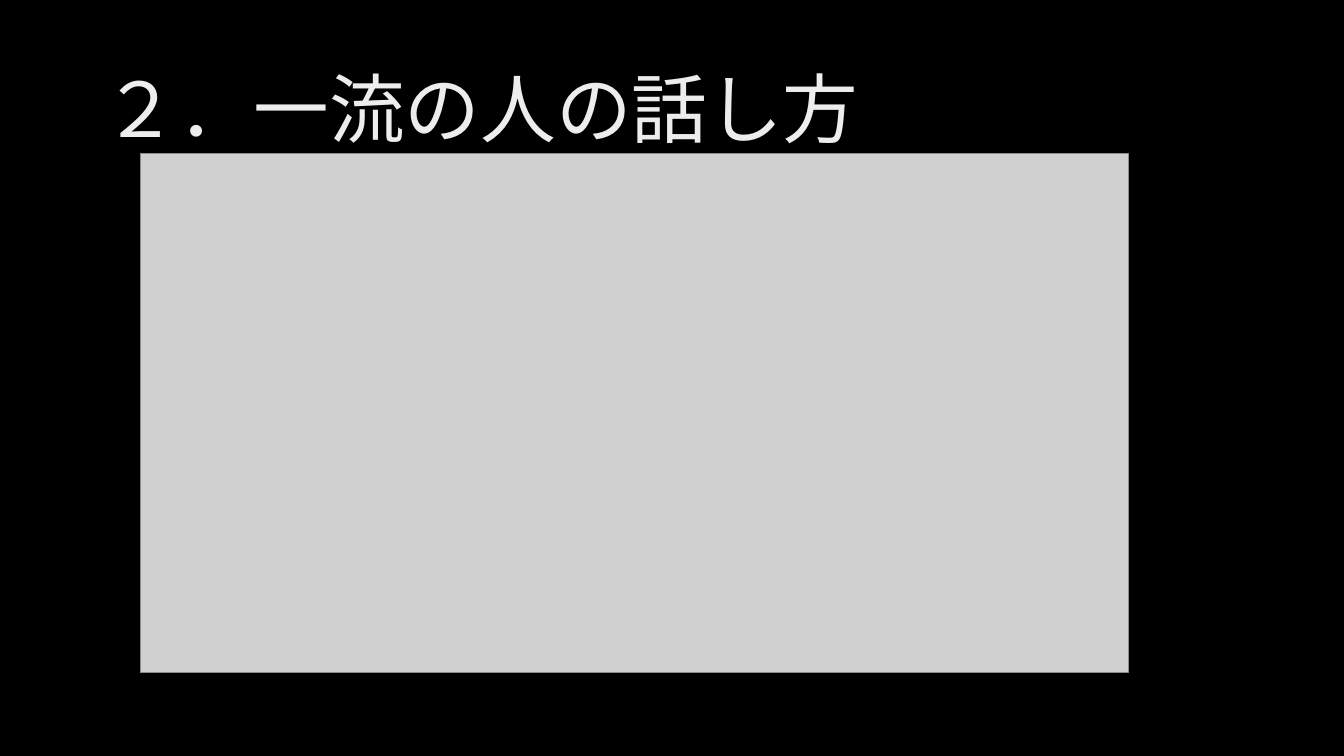
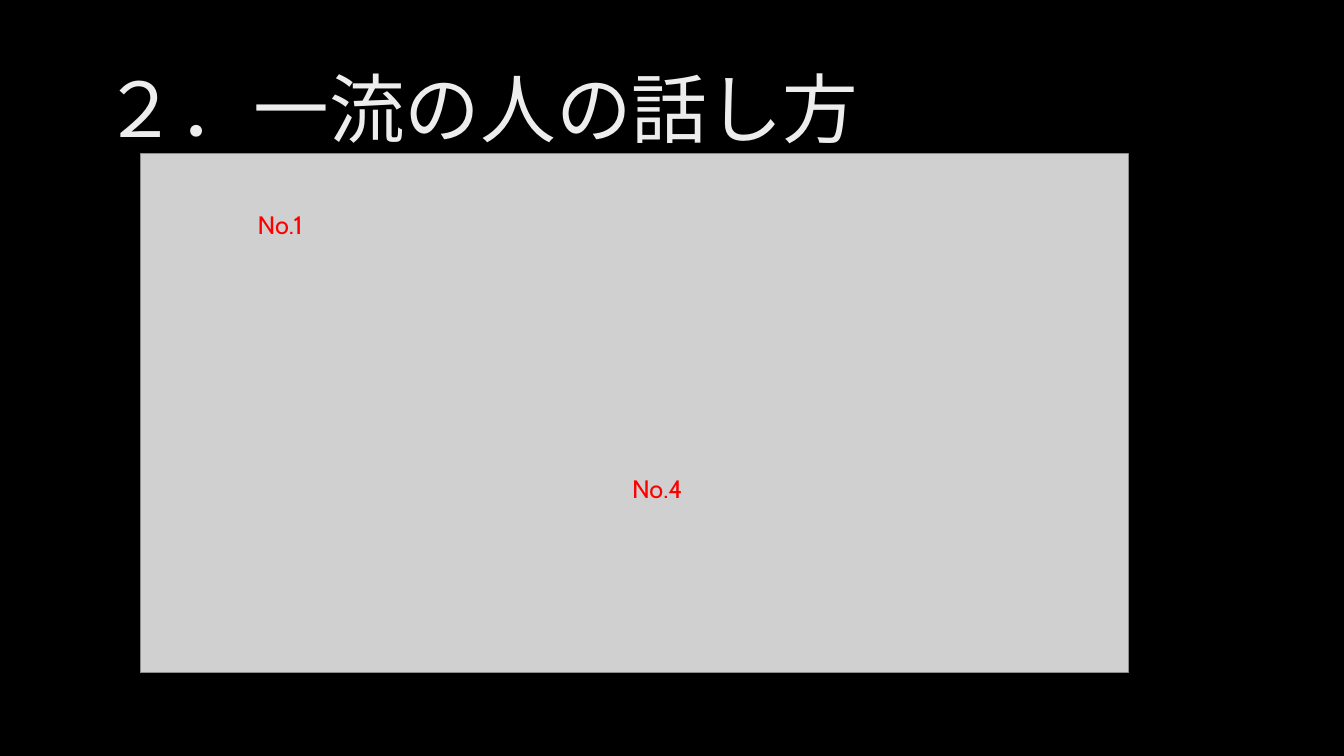
Before and after one commit to ljsdl/kmusubi, a slide deck: slide 15 of docs/999_学习资料汇总/実用日本語_20220514.pptx. Drawn at 1344x756 pixels with LibreOffice and Linux fonts; fonts in the diff are those of the drawing; grey boxes stand for pictures; background and template pictures are left out. Boxes give left, top, right and bottom in pixels: in the first picture for what was removed or moved away, otherwise in the second. Text is boxed around its words. In the diff, an @@ line names an element or a change of style, - is before the commit and + after.

```diff
--- a/docs/999_学习资料汇总/実用日本語_20220514.pptx
+++ b/docs/999_学习资料汇总/実用日本語_20220514.pptx
@@ text added at box(258, 216, 303, 234), 18 pt, text #FF0000 @@
+No.1
@@ text added at box(632, 480, 682, 498), 18 pt, text #FF0000 @@
+No.4
```
Also in this commit, not shown: 8 other slides changed.
